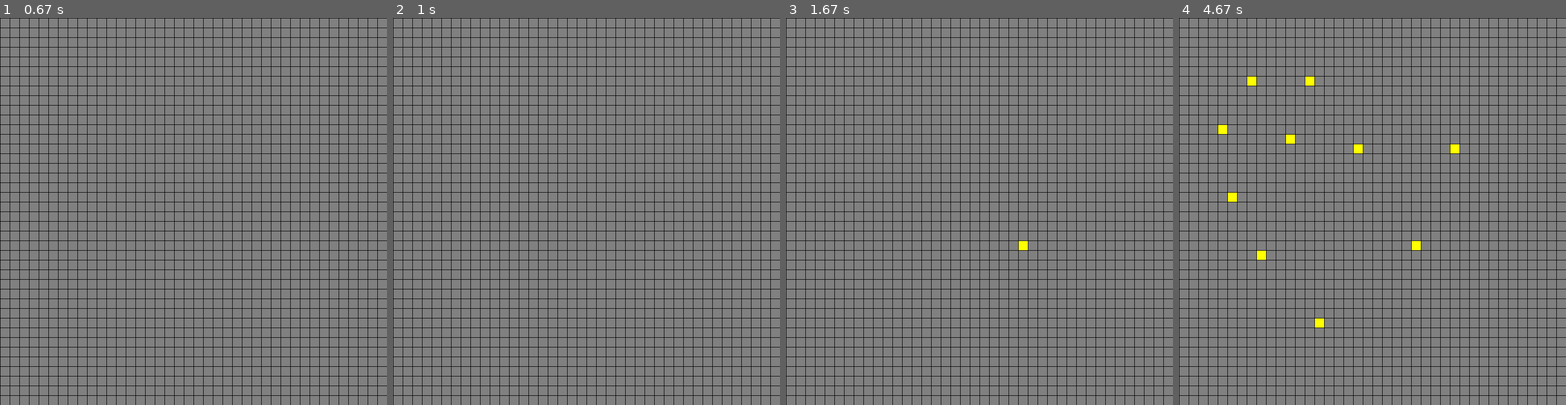
Above: before the commit, frames 1-4 (left to right).
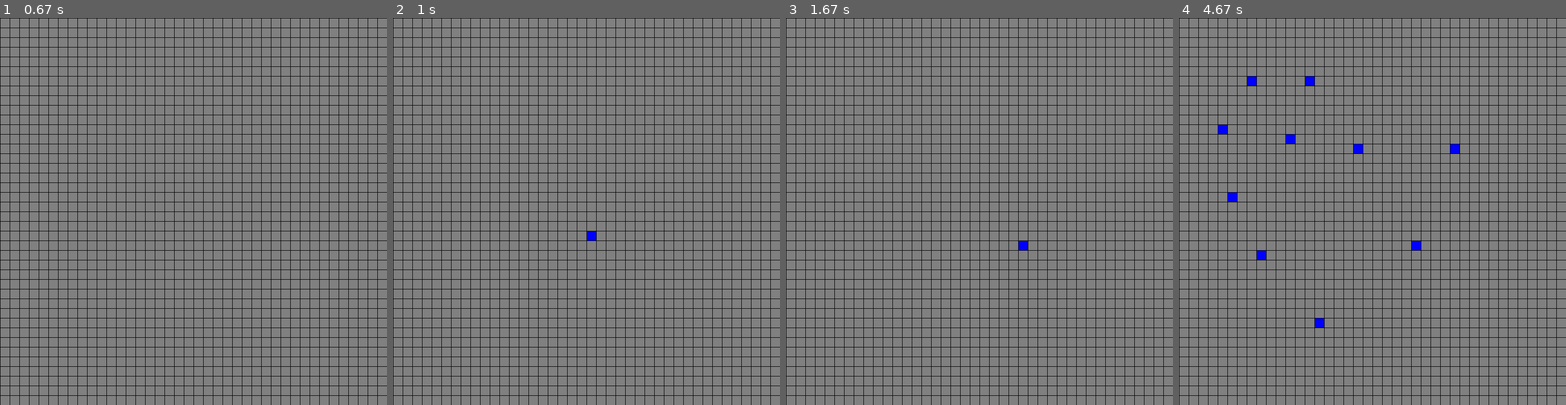
Above: after the commit, the same moments.

Repository: Gabriel12l12/Gabriel_Maturaarbeit_Repo
Game: pygame game, started from ConnwaysGameOfLife/ConnwaysGameOfLife.py
Same seed, same stepped clock (60 frames per second), same inputs: the game is played once before the commit and once after it.
Inputs (mouse positions are in pixels of both pictures, inside the frame that each line leads up to):
- Up to frame 1 (0.67 s): tap Space at 0.33 s
- Up to frame 2 (1 s): click (586, 238) at 0.72 s
- Up to frame 3 (1.67 s): tap C at 1 s; click (1025, 246) at 1.38 s
- Up to frame 4 (4.67 s): click (1233, 199) at 1.72 s; click (1360, 145) at 2.05 s; click (1310, 83) at 2.38 s; click (1225, 126) at 2.72 s; click (1453, 141) at 3.05 s; click (1256, 79) at 3.38 s; click (1264, 254) at 3.72 s; click (1314, 323) at 4.05 s; click (1287, 141) at 4.38 s

Frame 1 is identical in both runs. In frame 2, less than 0.1% of the frame differs, in the area x 50-53%, y 55-58%; in frame 3, less than 0.1%; in frame 4, 0.6%, in the area x 10-73%, y 15-80%.

Commit message:
Matplotlib und Immune zellen

Diff:
--- a/ConnwaysGameOfLife/ConnwaysGameOfLife.py
+++ b/ConnwaysGameOfLife/ConnwaysGameOfLife.py
@@ -1,13 +1,17 @@
 #  -*- coding: cp1252 -*-
-
 import pygame
 import random
+import numpy as np
+import matplotlib.pyplot as plt
 
 pygame.init()
 
 BLACK = (0,0,0)
 GREY =  (128,128,128)
 YELLOW = (255,255,0)
+RED = (255,0,0)
+GREEN = (0,255,0)
+BLUE = (0,0,255)
 
 WIDTH, HEIGHT = 800,800 #Grösse des Fensters
 TILE_SIZE = 20 #Grösse der Zellen
@@ -15,30 +19,38 @@
 GRID_HEIGHT = HEIGHT // TILE_SIZE #Höhe der Zelle (Bestimmt die horizontalen Gitterlinien)
 FPS = 60 #Frames per second
 
-#Erstellen eines Fensters
 screen = pygame.display.set_mode((WIDTH,HEIGHT))
+clock = pygame.time.Clock()
 
+def cellPlotAnim(ax, line_sick,line_immune,x_value,y_valueSick, y_valueImmune):
+      line_sick.set_data(x_value, y_valueSick)
+      line_immune.set_data(x_value, y_valueImmune)
 
-clock = pygame.time.Clock() #Variable um Geschwindigkeit der Berechnungen des Programmes zu regeln
+      ax.relim()
+      ax.autoscale_view()
 
-#Funktion um zufällige Zellenpositionen zu wählen (an diesen Stellen werden die Zellen lebendig)
-def Gen(num):
-    return set( [   (random.randrange(0, GRID_HEIGHT), random.randrange(0, GRID_WIDTH)) for i in range(num)]   )
+      plt.draw()
+      plt.pause(0.001)
 
-def CellIsSurviving():
-    pass
-
-
-
-def newCells():
-    pass
-
+def countCells(all_cells):
+    sick =0
+    immune = 0
+    for cell in all_cells:
+        if all_cells[cell][0] == "sick":
+            sick += 1
+        else:
+            immune += 1
+    return sick,immune
 
 def Draw_grid(all_cells):
     for position in all_cells: #Jede lebendige Zelle wird durchgegangen
         col, row = position #Position der Zelle wird aufgespalten (col = x-Koordinate; row = Y-Koordinate)
         top_left = (col * TILE_SIZE, row * TILE_SIZE) #Obere linke Ecke der würfelförmigen Zelle wird ermittelt (also ein Punkt)
-        pygame.draw.rect(screen, YELLOW, (*top_left, TILE_SIZE, TILE_SIZE)) #Zelle wird ausgehend von der oberen linken Ecke mit der Farbe YELLOW gezeichnet
+        if all_cells[position][0] == "immune":
+            colour = BLUE
+        else:
+            colour = YELLOW
+        pygame.draw.rect(screen, colour, (*top_left, TILE_SIZE, TILE_SIZE))
 
     #Horizontalen Gitterlinien werden gezeichnet anhand der Zell- und Bildschirmgrösse
     for row in range(GRID_WIDTH):
@@ -47,6 +59,7 @@
     #Vertikale Gitterlinien werden gezeichnet anhand der Zell- und Bildschirmgrösse
     for col in range(GRID_HEIGHT):
         pygame.draw.line(screen, BLACK, (col*TILE_SIZE,0), (col * TILE_SIZE, HEIGHT))
+
 
 def Get_neighbors(pos):
     x,y = pos #Die x und y Koordinaten der Zelle werden aufgespalten in die Variabeln x (für x-Koordinate) und y (für die y-Koordinate)
@@ -67,31 +80,27 @@
 
     return neighbors
 
+
 def Adjust_grid(all_cells):
-    all_neighbors = set() #Alle benachbarten Zellen VOR dem Update werden in diesem Set gespeichert
-    update = set() #Die Positionen von den neuen Zellen, also NACH dem Update, werden hier gespeichert
+    all_neighbors = set()
+    update = {}
 
-    for cell in all_cells: #Die Schleife geht durch alle lebendigen Zellen durch
-        neighbors = Get_neighbors(cell) #Alle Nachbarn von der Zelle des jetzigen For-Durchlaufes werden in der Variable gespeichert
-        all_neighbors.update(neighbors) #Alle Nachbarn aus der neighbors-Variable werden in das Set all_neighbors koppiert/übertragen
+    for cell in all_cells:
+        if all_cells[cell][0] == "immune":
+            update[cell] = ["immune"]
+        else:
+            neighbors = Get_neighbors(cell)
+            all_neighbors.update(neighbors)
+            update[cell] = ["immune"]
 
-        neighbors = list(filter(lambda x: x in all_cells, neighbors )) #Alle toten Nachbarn werden rausgefiltert
-        #lambda dient als Filterfunktion, welche dann neighbors durchgeht (es schaut nach, ob die Zelle in all_cells erwähnt wird; nein = tot = rausgefiltert). filter() gibt einen Iterator zurueck, welchen wir in eine Liste konvertieren
+    for neighbor in all_neighbors:
+        if not neighbor in all_cells:
+            update[neighbor] = ["sick"]
 
-        if len(neighbors) in [2,3]: #Wenn die Zelle 2 oder 3 lebendige Nachbarn besitzt :
-            update.add(cell) #Wird diese zu new_positions übertragen (bleibt also am leben, sind KEINE neuen Zellen)
+    return update
 
-    for cell in all_neighbors: #Geht alle erfassten Nachbarzellen durch
-        neighbors = Get_neighbors(cell) #Ermittelt alle Nachbarzellen (also 2.Grades) der Nachbarzellen (1.Grades)
-        neighbors = list(filter(lambda x: x in all_cells, neighbors )) #Filtert alle toten Nachbarzellen 2.Grades raus
-
-        if len(neighbors) == 3: #Wenn die Nachbarzelle 3 Nachbarn hat:
-            update.add(cell) #Wird diese zu new_positions übertragen (Das sind neue Zellen)
-
-    #Alle Zellen, mit zuvielen oder zuwenigen Nachbarn werden nie nach new_positions übertragen, was bedeutet, das diese nach dem Update nicht leben
-
-    return update #Alle Zellen, die NACH dem Update noch am leben sind werden zurück gegeben
-
+def Gen(num):
+    return set( [   (random.randrange(0, GRID_HEIGHT), random.randrange(0, GRID_WIDTH)) for i in range(num)]   )
 
 #Hauptfunktion
 def Main():
@@ -99,57 +108,82 @@
     playing = False
 
     count = 0
-    update_freq = 10 #Variable um die Updategeschwindigkeit zu kontrollieren (desto kleiner desto schneller)
+    updateCount = 0
+    update_freq = 10
+    all_cells = {}
 
-    all_cells = set() #Variable um alle einzelnen Lebendigen Zellen zu speichern
+    plt.ion()
+    fig, ax = plt.subplots()
+    (line_sick,) = ax.plot([], [], "b-", label="Krank")
+    (line_immune,) = ax.plot([], [], "r-", label="Immun")
+    x_value = [0]
+    y_valueSick = [0]
+    y_valueImmune = [0]
 
     #Hauptschleife
     while running:
-        clock.tick(FPS) #Regulierung der Berechnungsgeschwindigkeit
+        clock.tick(FPS)
 
-        if playing: #Nur wenn man im SPielen-Modus ist, wird gezählt, sodass keine Updates während Pause gedrückt ist passieren
+        if playing:
             count += 1
 
         #Updaten der Zellen
         if count >= update_freq:
-            count = 0 #Neuer Updatecyklus beginnt
-            all_cells = Adjust_grid(all_cells) #Geupdatete Zellen werden auf den "Zellenspeicher" übertragen
+            count = 0
+            all_cells = Adjust_grid(all_cells)
+            updateCount += 1
+            sick, immune = countCells(all_cells)
 
-        pygame.display.set_caption("Playing" if playing else "Paused") #Momentaner Modus wird im Fensternamen beschrieben (also ob z.B pausiert ist)
+            x_value.append(updateCount)
+            y_valueSick.append(sick)
+            y_valueImmune.append(immune)
+
+            cellPlotAnim(ax, line_sick,line_immune,x_value,y_valueSick, y_valueImmune)
+
+        pygame.display.set_caption("Playing" if playing else "Paused")
 
         for event in pygame.event.get(): #Listet alle Events von pygame auf, welche passiert sind (in der Warteschlange stehen, verarbeitet zu werden)
 
             if event.type == pygame.QUIT: #Wird ausgeführt, wenn man den X Knopf oben rechts am Fenster drückt
                 running = False #Mainschleife wird beende
 
-            if event.type == pygame.MOUSEBUTTONDOWN: #Kontrolliert, ob ein Mausinput passiert ist (egal was für einer)
-                x,y = pygame.mouse.get_pos() #Position des clicks wird ermittelt
-                #X und Y Koordinaten des Klicks werden einzeln durch die Zellengrösse geteilt und zusammengesetzt(um zu ermitteln, welche Zelle angeklickt wurde)
-                col = x// TILE_SIZE
-                row = y // TILE_SIZE
-                pos = (col, row)
+            if event.type == pygame.MOUSEBUTTONDOWN:
+                if event.button == 1:
+                    x,y = pygame.mouse.get_pos() #Position des clicks wird ermittelt
+                    #X und Y Koordinaten des Klicks werden einzeln durch die Zellengrösse geteilt und zusammengesetzt(um zu ermitteln, welche Zelle angeklickt wurde)
+                    col = x// TILE_SIZE
+                    row = y // TILE_SIZE
+                    pos = (col, row)
 
-                if pos in all_cells: #Wenn man auf eine Zelle klickt, welche schon gelb/lebendig war, ist sie dies nicht mehr
-                    all_cells.remove(pos)
+                    if pos in all_cells and all_cells[pos][0] == "immune":
+                        all_cells.pop(pos)
+                    else:
+                        all_cells[pos] = ["immune"]
                 else:
-                    all_cells.add(pos) #Hier passiert das umgekehrte, die Zelle wird gelb/lebendig
+                    x,y = pygame.mouse.get_pos()
+                    col = x// TILE_SIZE
+                    row = y // TILE_SIZE
+                    pos = (col, row)
+
+                    if pos in all_cells:
+                        all_cells.pop(pos)
+                    else:
+                        all_cells[pos] = ["sick"]
 
             if event.type == pygame.KEYDOWN: #Registrierung von Tasteninputs (allgemein)
                 if event.key == pygame.K_SPACE: # Kontrollieren, ob leertaste/Space gedrückt wurde
                     playing = not playing #Pausieren durch veränderung der Variable
 
                 if event.key == pygame.K_c: # Kontrollieren, ob C gedrückt wurde
-                    all_cells = set() #all_cells wird geleert, alle Zellen sind Tot/ Spielefläche ist wieder frei
+                    all_cells = {} #all_cells wird geleert, alle Zellen sind Tot/ Spielefläche ist wieder frei
                     playing = False #Spiel wird pausiert
-                    count = 0 #Damit der Wechsel von Pause zu SPielen sich nicht komisch anfühlt, wird der Updatecyklus resetet
+                    count = 0
 
-                if event.key == pygame.K_g: # Kontrollieren, ob G gedrückt wurde
-                    all_cells = Gen(random.randrange(2,5) * GRID_WIDTH) #Generieren eine zufällige Anzahl zufälliger Zellen (GRID_WIDTH ist vom Tutorial-Ersteller willkürlich gewählt, kann man auch weglassen)
-
-        screen.fill(GREY) # Hintergrund des Fensters
-        Draw_grid(all_cells) #Gitterlinien werden gezeichnet
-        pygame.display.update() # Alle veränderungen werden aufs Fenster übertragen
-
-    pygame.quit() #Damit keine Berechnungen im Hintergrund passieren obwohl das Fenster geschlossen ist, wird das Programm zusätzlich hier nochmals beendet
+                if event.key == pygame.K_g:
+                    all_cells = Gen(random.randrange(2,5) * GRID_WIDTH)
+        screen.fill(GREY)
+        Draw_grid(all_cells)
+        pygame.display.update()
+    pygame.quit()
 
 Main()
